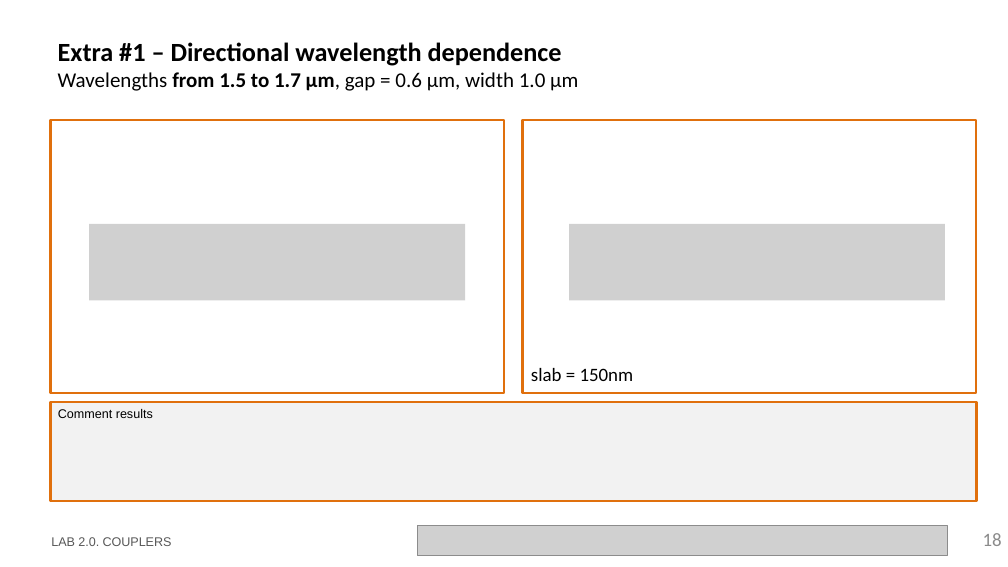
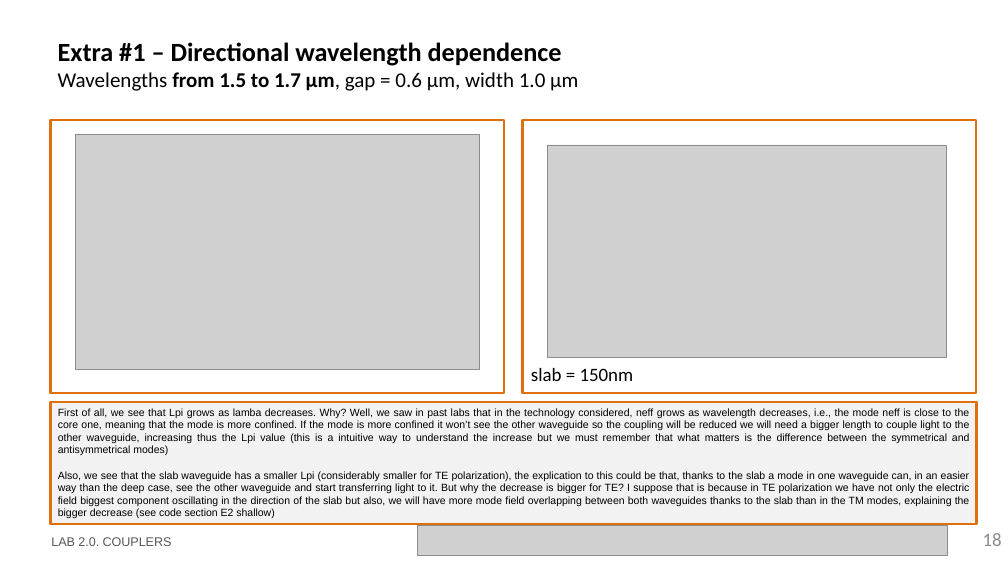
Before and after one commit to DBAEASE/pic-upv-lab2, a slide deck: slide 18 of LabBook_20.pptx. Drawn at 1008x567 pixels with LibreOffice and Linux fonts; fonts in the diff are those of the drawing; grey boxes stand for pictures; background and template pictures are left out. Boxes give left, top, right and bottom in pixels: in the first picture for what was removed or moved away, otherwise in the second. Text is boxed around its words. In the diff, an @@ line names an element or a change of style, - is before the commit and + after.

Commit message:
Added extra exercises

```diff
--- a/LabBook_20.pptx
+++ b/LabBook_20.pptx
@@ picture added at (75,135,479,369) @@
@@ picture added at (547,145,947,358) @@
@@ picture removed at (89,224,465,300) @@
@@ picture removed at (569,224,945,300) @@
@@ rectangle "First of all, we see ...": place and size @@
-rectangle "First of all, we see ..." at (51,402,977,501)
+rectangle "First of all, we see ..." at (51,402,977,525)
@@ text in rectangle at (58,408,970,518): text changed; size 12 to 10 pt @@
-Comment results
+First of all, we see that Lpi grows as lamba decreases. Why? Well, we saw in past labs that in the technology considered, neff grows as wavelength decreases, i.e., the mode neff is close to the core one, meaning that the mode is more confined. If the mode is more confined it won’t see the other waveguide so the coupling will be reduced we will need a bigger length to couple light to the other waveguide, increasing thus the Lpi value (this is a intuitive way to understand the increase but we must remember that what matters is the difference between the symmetrical and antisymmetrical modes)
+Also, we see that the slab waveguide has a smaller Lpi (considerably smaller for TE polarization), the explication to this could be that, thanks to the slab a mode in one waveguide can, in an easier way than the deep case, see the other waveguide and start transferring light to it. But why the decrease is bigger for TE? I suppose that is because in TE polarization we have not only the electric field biggest component oscillating in the direction of the slab but also, we will have more mode field overlapping between both waveguides thanks to the slab than in the TM modes, explaining the bigger decrease (see code section E2 shallow)
```
Also in this commit, not shown: 3 other slides changed, 1 other file.
